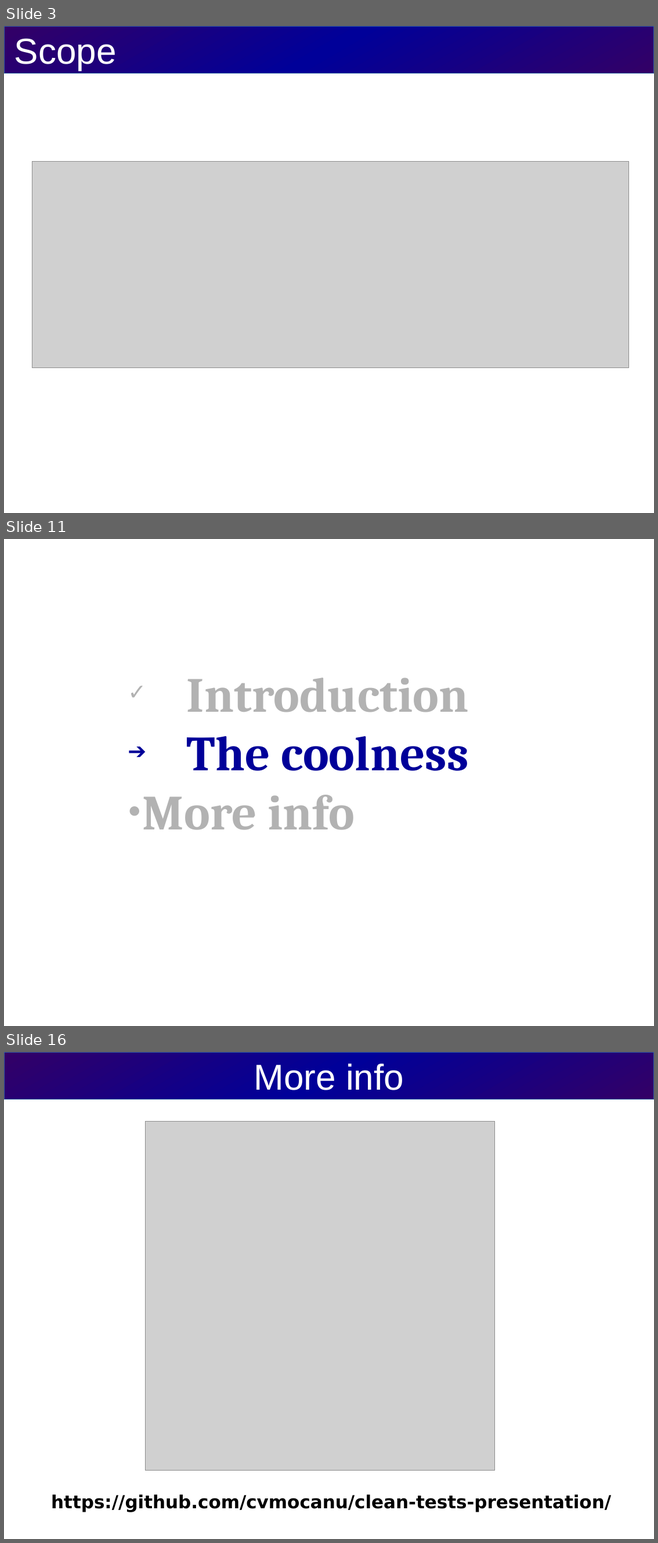
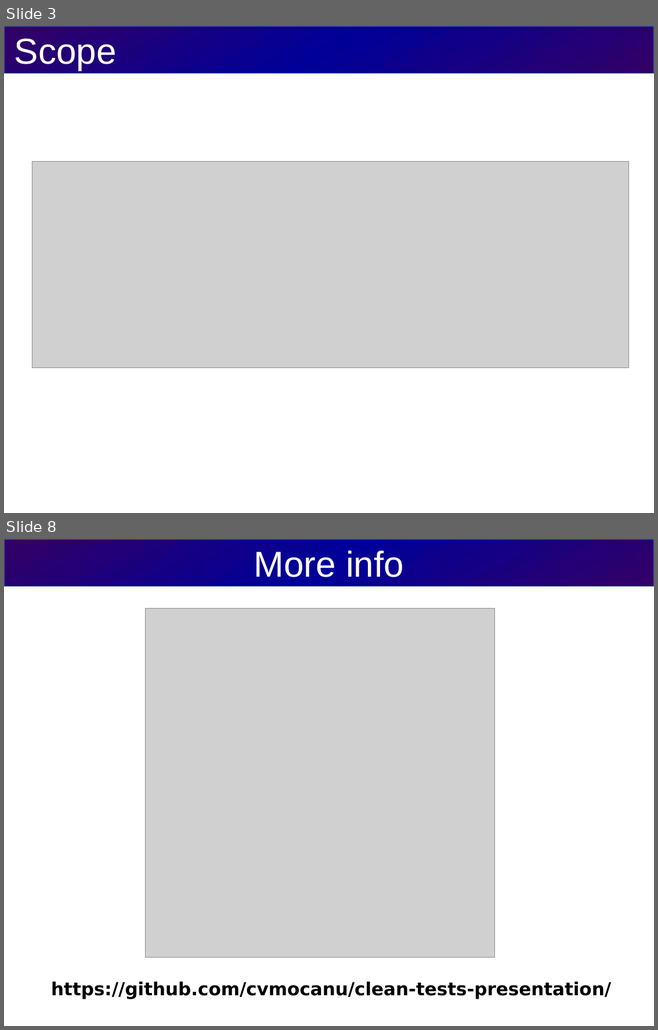
Before and after one commit to cvmocanu/clean-tests-presentation, a slide deck: src/presentation/clean-tests-presentation.odp. Shown one above the other, each under a label of ours: slides 3, 11 and 16 before the commit, slides 3 and 8 after it; the slides between them are not shown. The pictures are 658x1543 and 658x1030 pixels, drawn with LibreOffice and Linux fonts; fonts in the diff are those of the drawing; grey boxes stand for pictures. Boxes give left, top, right and bottom in pixels: in the first picture for what was removed or moved away, otherwise in the second. Text is boxed around its words. In the diff, an @@ line names an element or a change of style, - is before the commit and + after.

```diff
--- a/src/presentation/clean-tests-presentation.odp
+++ b/src/presentation/clean-tests-presentation.odp
@@ slide 11 removed at (x1=4, y1=539, x2=654, y2=1026), background #FFFFFF @@
@@ subtitle removed at (x1=143, y1=678, x2=469, y2=830) @@
-✓ Introduction
-➔ The coolness
-● More info
@@ what was slide 16 is now slide 8 @@
```
Also in this commit, not shown: 4 slides changed, 1 slide added, 8 other slides removed, 1 other file.
